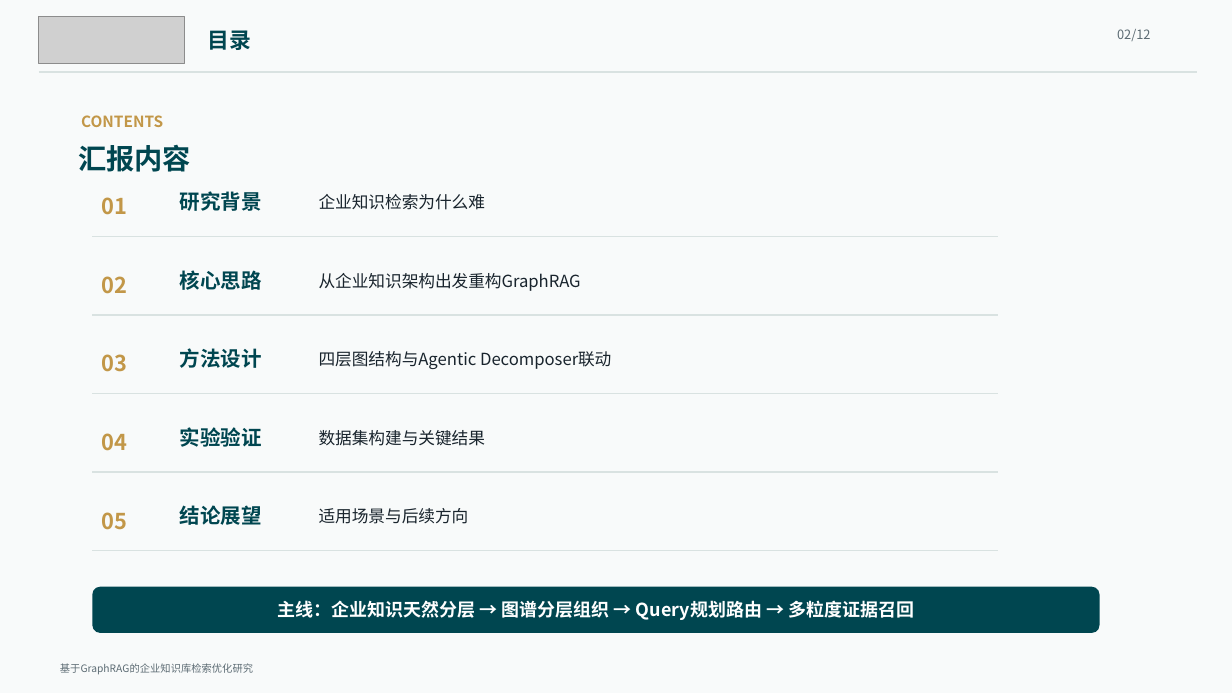
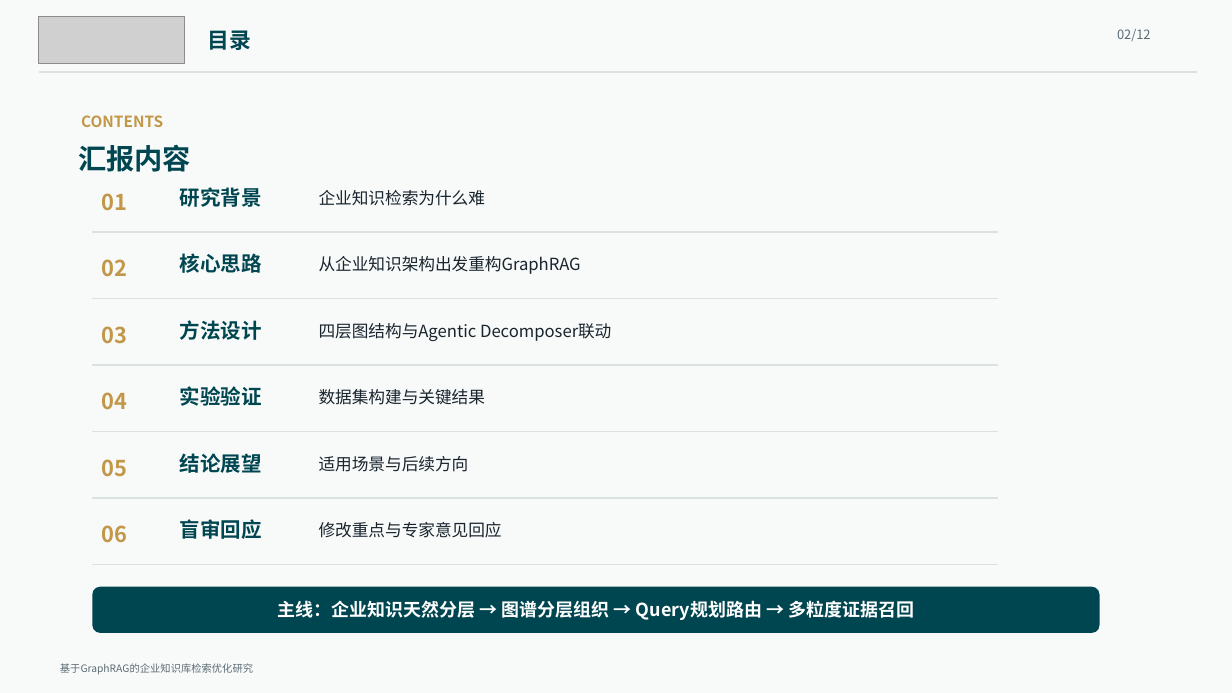
Before and after one commit to Sqyzz/rag-pipeline, a slide deck: slide 2 of 论文改稿/沈秋雨-基于GraphRAG的企业知识库检索优化研究-10分钟汇报.pptx. Drawn at 1232x693 pixels with LibreOffice and Linux fonts; fonts in the diff are those of the drawing; grey boxes stand for pictures. Boxes give left, top, right and bottom in pixels: in the first picture for what was removed or moved away, otherwise in the second. Text is boxed around its words. In the diff, an @@ line names an element or a change of style, - is before the commit and + after.

```diff
--- a/论文改稿/沈秋雨-基于GraphRAG的企业知识库检索优化研究-10分钟汇报.pptx
+++ b/论文改稿/沈秋雨-基于GraphRAG的企业知识库检索优化研究-10分钟汇报.pptx
@@ 3 texts, 1 line moved together from (x1=92, y1=191, x2=998, y2=237) to (x1=92, y1=187, x2=998, y2=232) @@
@@ 3 texts, 1 line moved together from (x1=92, y1=270, x2=998, y2=315) to (x1=92, y1=253, x2=998, y2=299) @@
@@ 3 texts, 1 line moved together from (x1=92, y1=348, x2=998, y2=394) to (x1=92, y1=320, x2=998, y2=365) @@
@@ 3 texts, 1 line moved together from (x1=92, y1=427, x2=998, y2=472) to (x1=92, y1=386, x2=998, y2=432) @@
@@ 3 texts, 1 line moved together from (x1=92, y1=505, x2=998, y2=551) to (x1=92, y1=453, x2=998, y2=498) @@
@@ text added at (x1=101, y1=525, x2=127, y2=543), 17 pt, text #C29748, bold @@
+06
@@ text added at (x1=180, y1=519, x2=262, y2=539), 16 pt, text #004650, bold @@
+盲审回应
@@ text added at (x1=319, y1=522, x2=502, y2=538), 13 pt, text #19242D @@
+修改重点与专家意见回应
@@ line added from (92, 565) to (998, 565), #D9E2E1 1.2 pt @@
```
Also in this commit, not shown: 2 other slides changed, 1 slide added, 3 other files.
